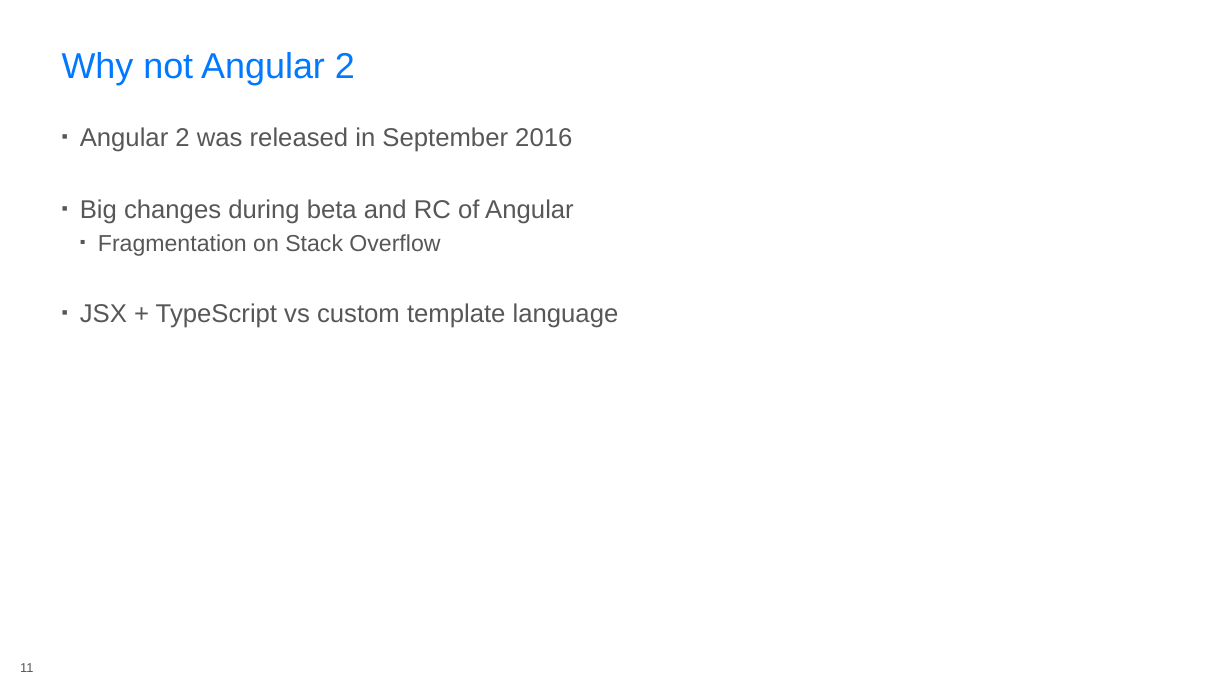
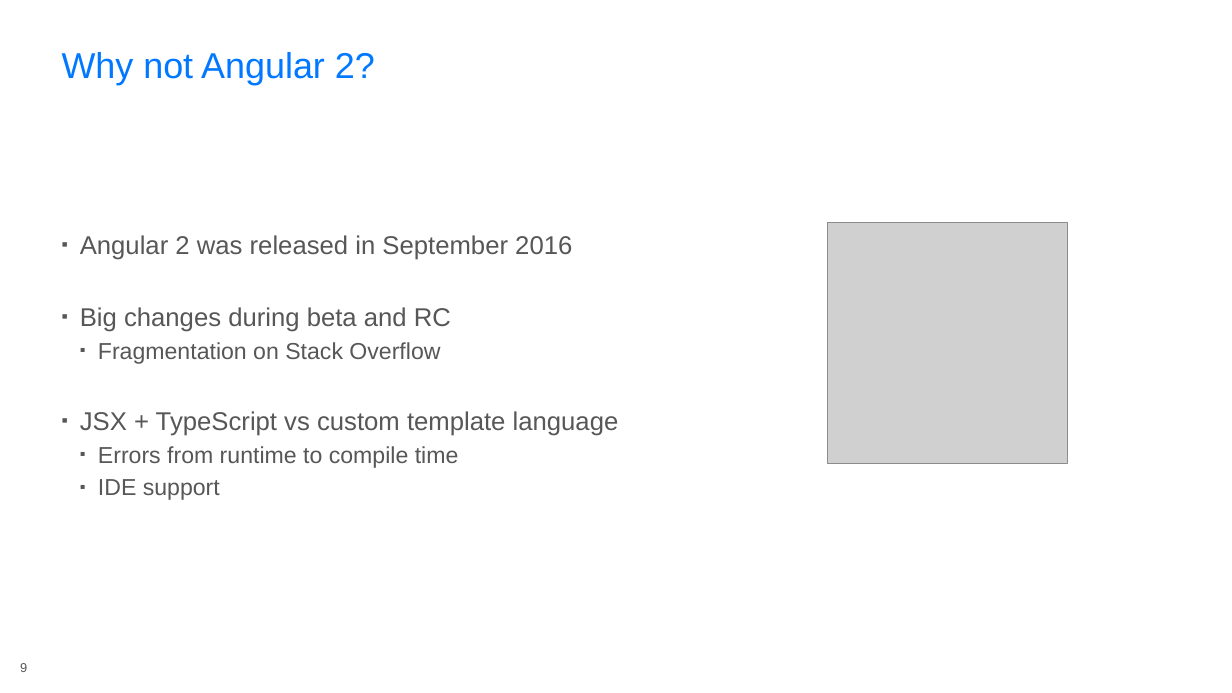
Before and after one commit to rasmuskl/react-webpack-typescript, a slide deck: slide 9 of _notes/Presentation.pptx (slide 11 before the commit). Drawn at 1232x693 pixels with LibreOffice and Linux fonts; fonts in the diff are those of the drawing; grey boxes stand for pictures; background and template pictures are left out. Boxes give left, top, right and bottom in pixels: in the first picture for what was removed or moved away, otherwise in the second. Text is boxed around its words. In the diff, an @@ line names an element or a change of style, - is before the commit and + after.

```diff
--- a/_notes/Presentation.pptx
+++ b/_notes/Presentation.pptx
@@ title at (x1=62, y1=52, x2=375, y2=85): text changed @@
-Why not Angular 2
+Why not Angular 2?
@@ picture added at (x1=827, y1=223, x2=1067, y2=463) @@
@@ text at (x1=80, y1=307, x2=451, y2=332): text changed @@
-▪ Big changes during beta and RC of Angular
+▪ Big changes during beta and RC
@@ text at (x1=98, y1=446, x2=459, y2=500): paragraphs added @@
+  ▪ Errors from runtime to compile time
+  ▪ IDE support
@@ page number at (x1=20, y1=663, x2=27, y2=672): text changed @@
-11
+9
```
Also in this commit, not shown: 5 other slides changed, 4 slides added, 5 slides removed, 10 other files.
